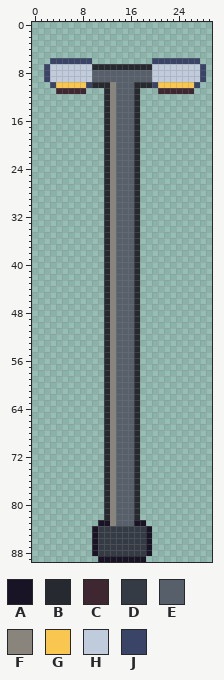
Two versions of one pixel-art file, art/roadside/roadside-street-lamp@50.aseprite. This is how it looked before the edit.
30x90 pixels, 1 frame.
Palette (. is transparent): A #181425  B #26292f  C #3e2731  D #353b45  E #57606a  F #8a857c  G #f9c74f  H #c0cbdc  J #3a4466
Once edited:
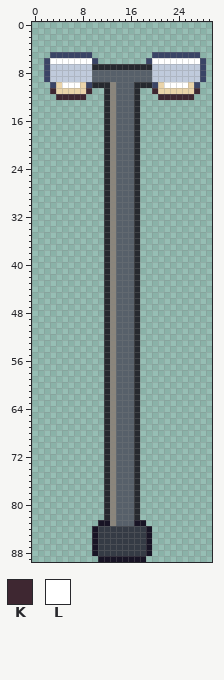
Colours new in this view: K #3e2731  L #ffffff
Changes in this commit:
Colour C changes from #3e2731 to #ead4aa.
Colour G becomes colour C in row 10 at x 4, 8, 21 and 26.
The author put colour J in row 5 at x 3 to 9 and 20 to 27; in row 6 at x 2, 10, 19 and 28.
The author put colour K in row 11 at x 3, 9, 20 and 27; in row 12 at x 4 to 8 and 21 to 26.
Colour G becomes colour L in row 10 at x 5 to 7 and 22 to 25.
Colour J becomes colour L in row 6 at x 3 to 9 and 20 to 27.
Where, in picture pixels (left, top, right, bottom), the same in both pictures:
changed: (44, 52, 98, 100)
changed: (146, 52, 206, 100)
